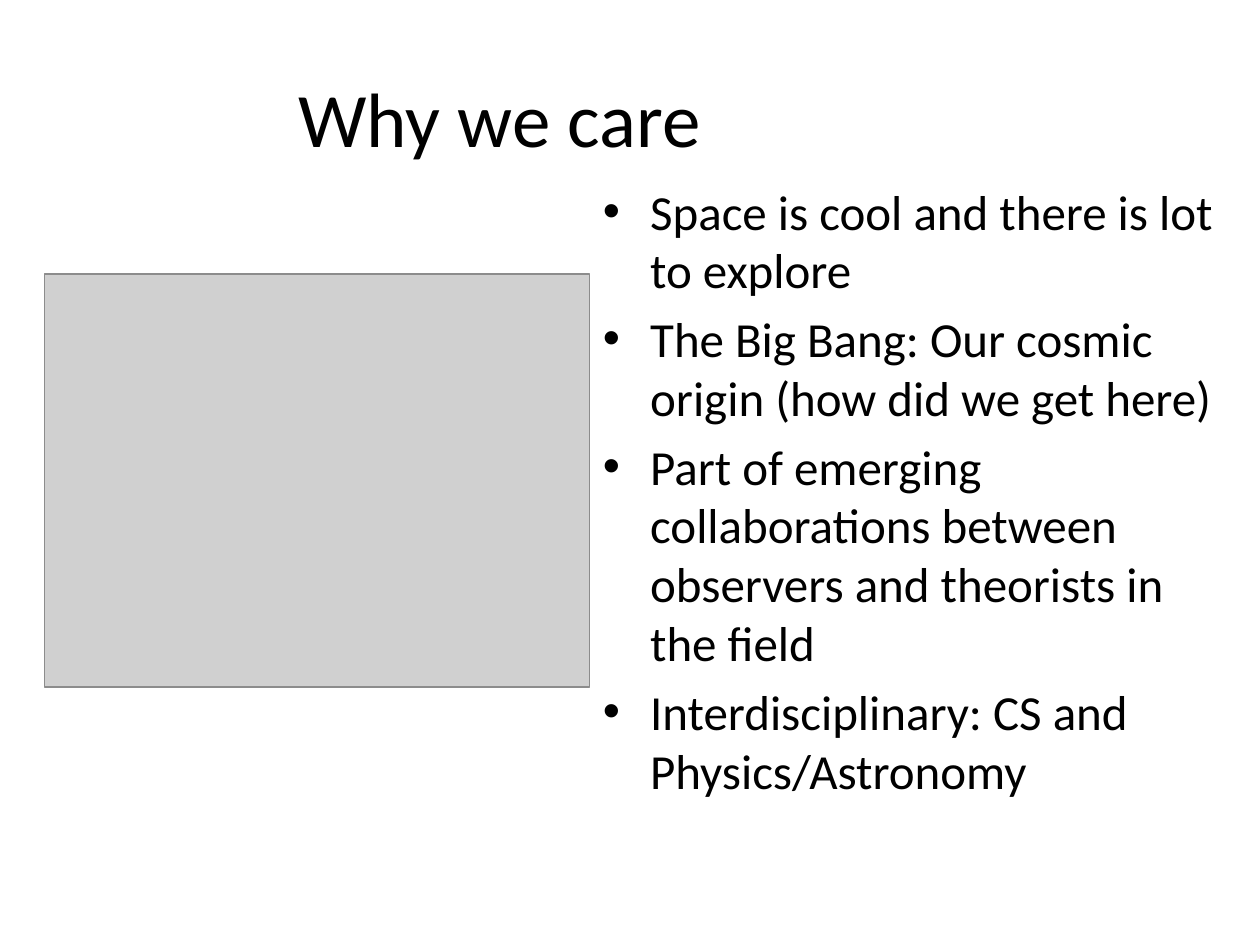
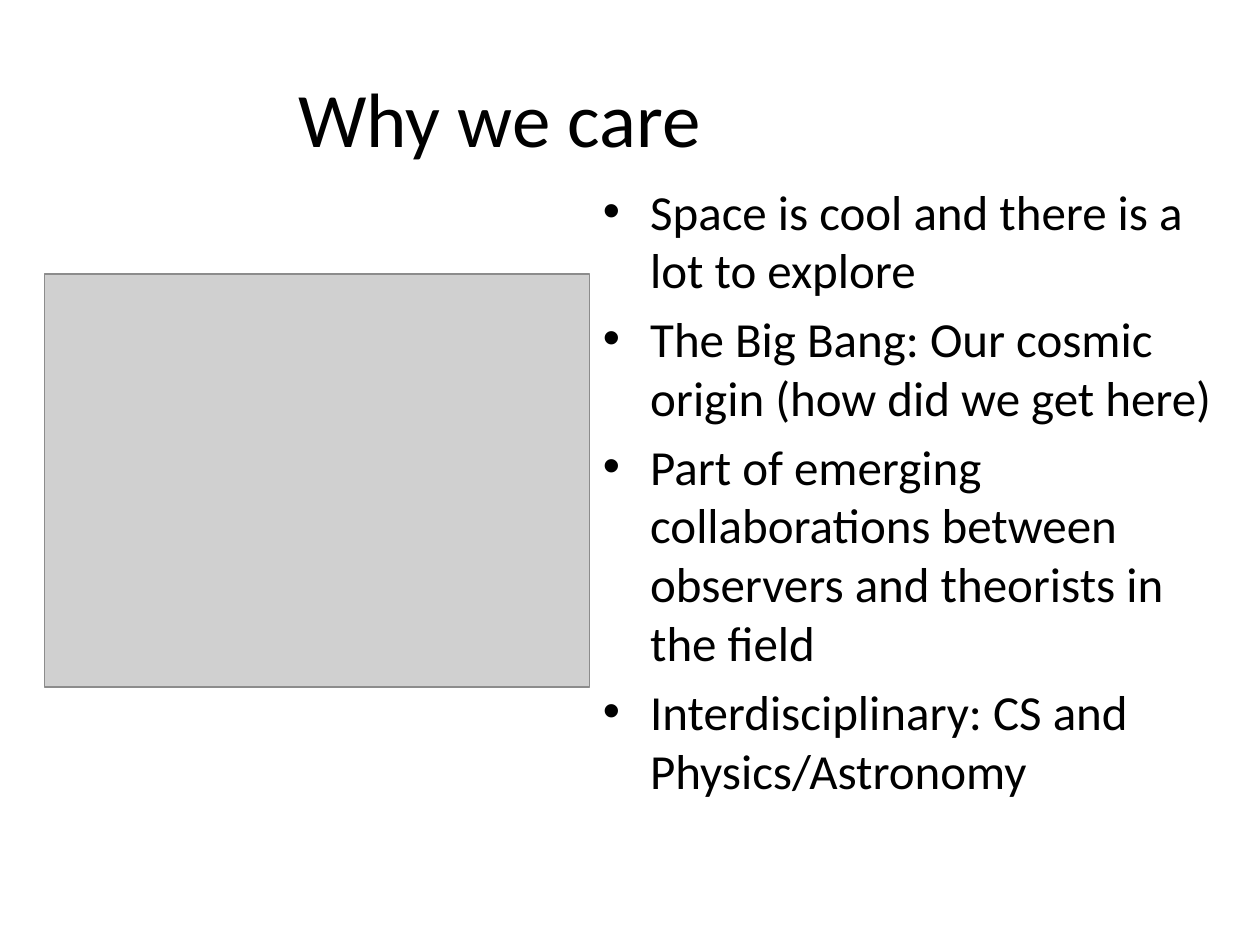
Before and after one commit to jyang1207/McGrathResearch, a slide deck: slide 2 of CUSSR2014Talk.pptx. Drawn at 1260x945 pixels with LibreOffice and Linux fonts; fonts in the diff are those of the drawing; grey boxes stand for pictures; background and template pictures are left out. Boxes give left, top, right and bottom in pixels: in the first picture for what was removed or moved away, otherwise in the second. Text is boxed around its words. In the diff, an @@ line names an element or a change of style, - is before the commit and + after.

Commit message:
added slides

```diff
--- a/CUSSR2014Talk.pptx
+++ b/CUSSR2014Talk.pptx
@@ text at (650, 196, 1182, 296): text changed @@
-• Space is cool and there is lot to explore
+• Space is cool and there is a lot to explore
```
Also in this commit, not shown: 2 slides added.
